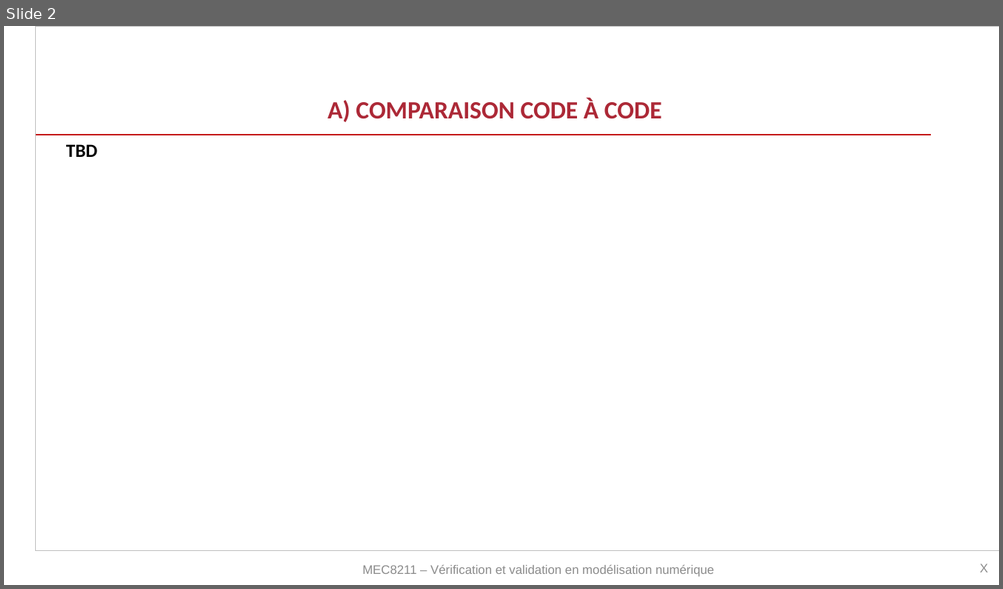
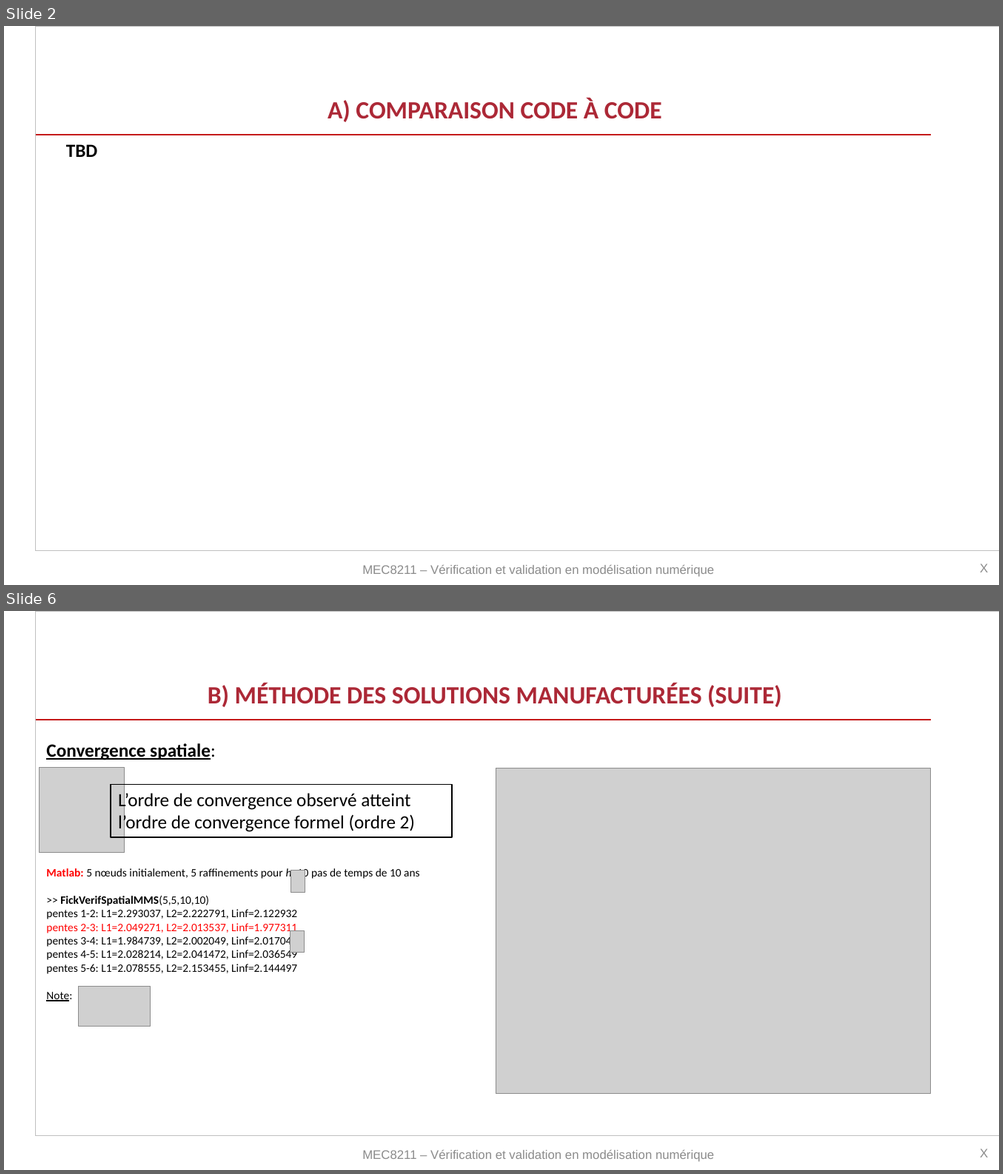
Before and after one commit to tiduru/MEC8211_VetV, a slide deck: Devoir2/MEC8211_Devoir2.pptx. Shown one above the other, each under a label of ours: slide 2 before the commit, slides 2 and 6 after it; the slides between them are not shown. The pictures are 1003x589 and 1003x1174 pixels, drawn with LibreOffice and Linux fonts; fonts in the diff are those of the drawing; grey boxes stand for pictures; background and template pictures are left out. Boxes give left, top, right and bottom in pixels: in the first picture for what was removed or moved away, otherwise in the second. Text is boxed around its words. In the diff, an @@ line names an element or a change of style, - is before the commit and + after.

```diff
--- a/Devoir2/MEC8211_Devoir2.pptx
+++ b/Devoir2/MEC8211_Devoir2.pptx
@@ slide 6 added at <box>4,611,999,1170</box>, background #FFFFFF; not listed: 1 template element that a slide beside it also shows @@
@@ title added at <box>208,683,782,707</box>, 24 pt, text #AC2836, bold @@
+B) MÉTHODE DES SOLUTIONS MANUFACTURÉES (SUITE)
@@ line added from (35, 720) to (930, 720), #C41A1A 1 pt @@
@@ text added at <box>46,743,420,1002</box>, 11 pt, text #000000 @@
+Convergence spatiale:
+Matlab: 5 nœuds initialement, 5 raffinements pour h, 10 pas de temps de 10 ans
+>> FickVerifSpatialMMS(5,5,10,10)
+pentes 1-2: L1=2.293037, L2=2.222791, Linf=2.122932
+pentes 2-3: L1=2.049271, L2=2.013537, Linf=1.977311
+pentes 3-4: L1=1.984739, L2=2.002049, Linf=2.017040
+pentes 4-5: L1=2.028214, L2=2.041472, Linf=2.036549
+pentes 5-6: L1=2.078555, L2=2.153455, Linf=2.144497
+Note:
@@ picture added at <box>39,768,124,853</box> @@
@@ rectangle added at <box>111,785,452,838</box>, outline #000000 1.25 pt, 18 pt, text #000000 @@
+L’ordre de convergence observé atteint l’ordre de convergence formel (ordre 2)
@@ picture added at <box>495,769,930,1093</box> @@
@@ picture added at <box>290,871,305,892</box> @@
@@ picture added at <box>290,931,304,953</box> @@
@@ picture added at <box>79,986,151,1027</box> @@
@@ text added at <box>362,1150,714,1162</box>, 12 pt, text #8C8C8C @@
+MEC8211 – Vérification et validation en modélisation numérique
@@ text added at <box>979,1149,987,1158</box>, 12 pt, text #8C8C8C @@
+X
```
Also in this commit, not shown: 3 slides changed, 2 other slides added, 3 other files.
